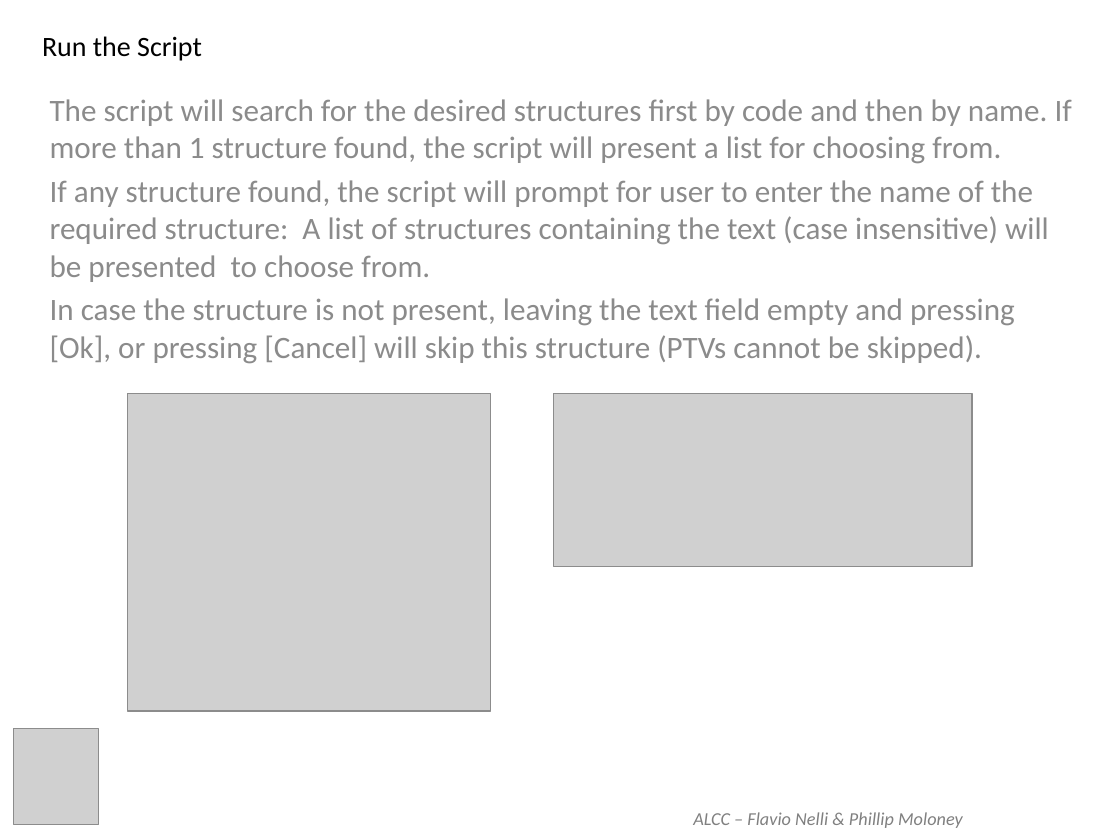
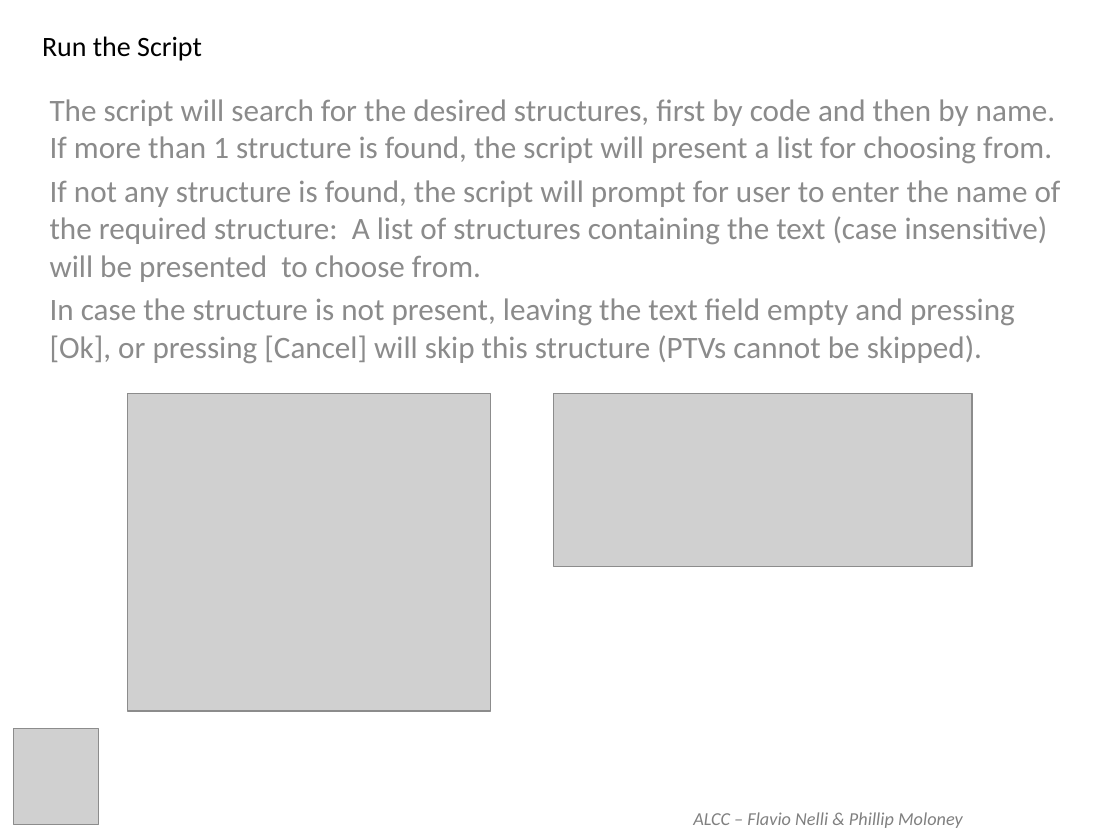
Before and after one commit to flavio-au/Plugin_ALCC_VPSRG_Anus, a slide deck: slide 12 of bin/VPSRG ANUS Data Collection Scripting Guide.pptx. Drawn at 1120x840 pixels with LibreOffice and Linux fonts; fonts in the diff are those of the drawing; grey boxes stand for pictures. Boxes give left, top, right and bottom in pixels: in the first picture for what was removed or moved away, otherwise in the second. Text is boxed around its words. In the diff, an @@ line names an element or a change of style, - is before the commit and + after.

```diff
--- a/bin/VPSRG ANUS Data Collection Scripting Guide.pptx
+++ b/bin/VPSRG ANUS Data Collection Scripting Guide.pptx
@@ subtitle at bbox=[50, 99, 1061, 282]: text changed @@
-The script will search for the desired structures first by code and then by name. If more than 1 structure found, the script will present a list for choosing from.
-If any structure found, the script will prompt for user to enter the name of the required structure: A list of structures containing the text (case insensitive) will be presented to choose from.
+The script will search for the desired structures, first by code and then by name. If more than 1 structure is found, the script will present a list for choosing from.
+If not any structure is found, the script will prompt for user to enter the name of the required structure: A list of structures containing the text (case insensitive) will be presented to choose from.
```
Also in this commit, not shown: 3 other slides changed.
